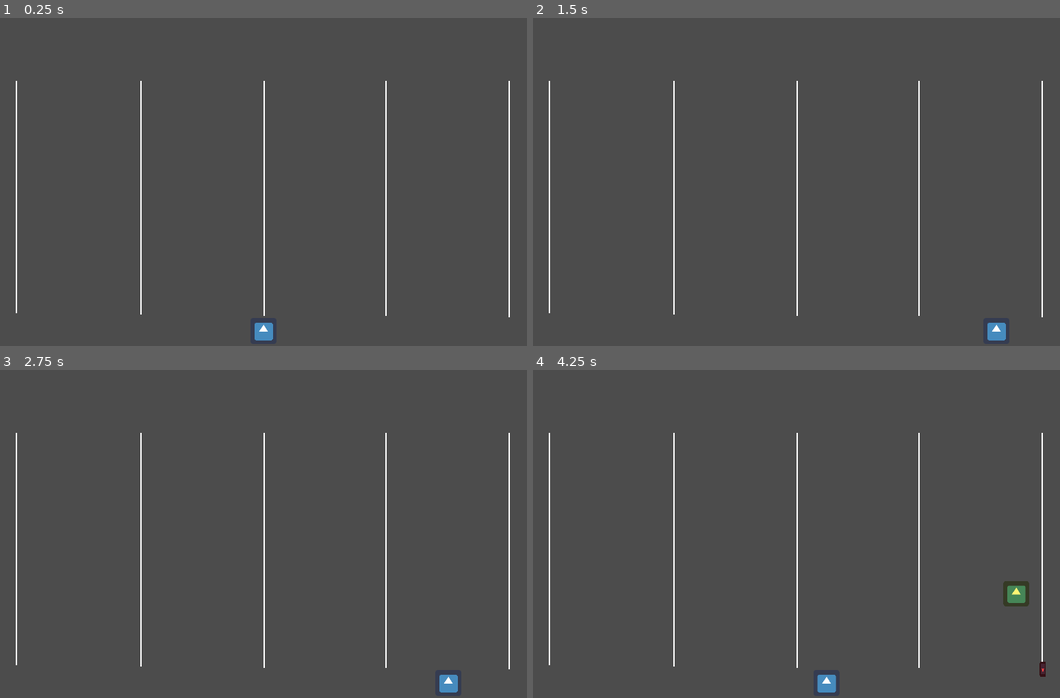
Above: before the commit, frames 1-4 (two rows, left to right).
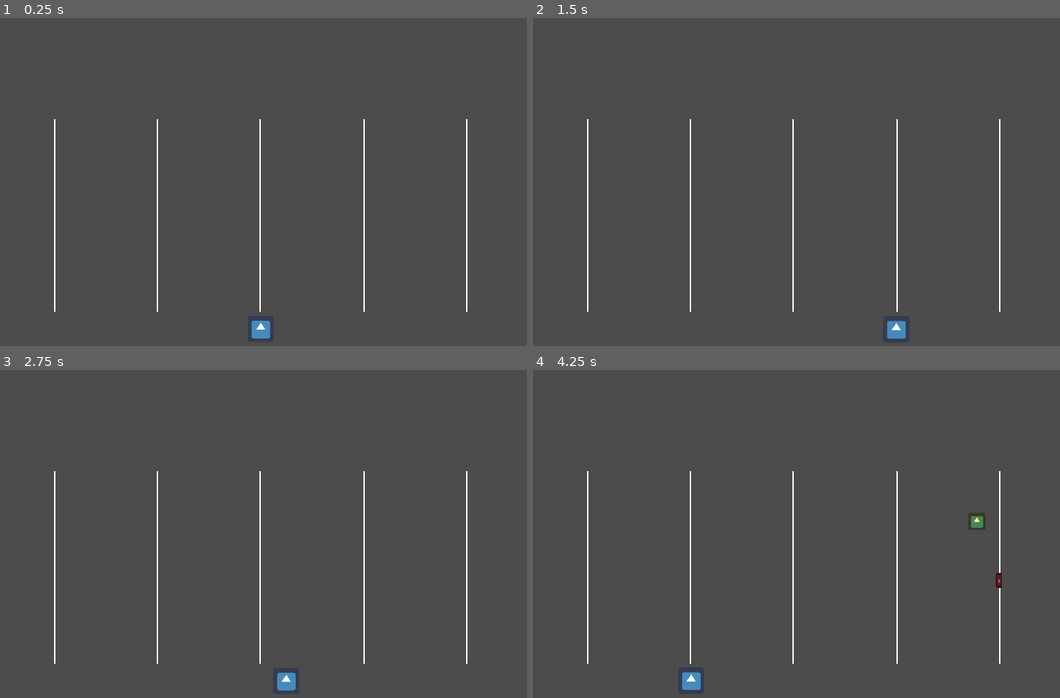
Above: after the commit, the same moments.

Repository: Sleeping-Robot-Games/vapor-rider
Game: Godot game, scene res://scenes/Game.tscn
Two runs of this game, one before a commit and one after it. Both use one fixed random seed, a clock stepped at 60 frames per second and the inputs below. The engine's default icon, where the game draws it, is replaced by a stand-in: a white triangle on a blue panel in a dark square.
Inputs:
- Up to frame 1 (0.25 s): no input
- Up to frame 2 (1.5 s): tap Enter at 0.5 s; hold Right (right) 0.53-1.28 s; tap Space (shoot) at 0.6, 1.35 s; hold Left (left) from 1.28 s (still down)
- Up to frame 3 (2.75 s): release Left (left) at 2.03 s; hold Right (right) from 2.03 s (still down); tap Space (shoot) at 2.1 s
- Up to frame 4 (4.25 s): tap Space (shoot) at 2.85, 3.6 s; release Right (right) at 3.53 s; hold Left (left) from 3.53 s (still down)

The runs differ from the first frame. In frame 1, 1.8% of the frame differs, in the area x 2-97%, y 19-99%; in frame 2, 2.1%; in frame 3, 2.1%; in frame 4, 2.7%, in the area x 2-98%, y 19-99%.

Commit message:
shrinks map to make room for UI and makes player more snappy

Diff:
--- a/scenes/Game.tscn
+++ b/scenes/Game.tscn
@@ -1,27 +1,11 @@
-[gd_scene load_steps=5 format=2]
+[gd_scene load_steps=4 format=2]
 
 [ext_resource path="res://scenes/Player.tscn" type="PackedScene" id=1]
 [ext_resource path="res://scripts/Game.gd" type="Script" id=2]
 
 [sub_resource type="Curve2D" id=3]
 _data = {
-"points": PoolVector2Array( 0, 0, 0, 0, 17, 227, 0, 0, 0, 0, 381, 227 )
-}
-
-[sub_resource type="Animation" id=4]
-resource_name = "move_lane"
-length = 0.4
-tracks/0/type = "value"
-tracks/0/path = NodePath(".:offset")
-tracks/0/interp = 1
-tracks/0/loop_wrap = true
-tracks/0/imported = false
-tracks/0/enabled = true
-tracks/0/keys = {
-"times": PoolRealArray( 0, 0.4 ),
-"transitions": PoolRealArray( 1, 1 ),
-"update": 0,
-"values": [ 0.0, 0.0 ]
+"points": PoolVector2Array( 0, 0, 0, 0, 48, 227, 0, 0, 0, 0, 349, 228 )
 }
 
 [node name="Game" type="Node2D"]
@@ -30,147 +14,138 @@
 [node name="YSort" type="YSort" parent="."]
 
 [node name="PlayerPath2D" type="Path2D" parent="YSort"]
-position = Vector2( 3, 2 )
 curve = SubResource( 3 )
 
 [node name="PathFollow2D" type="PathFollow2D" parent="YSort/PlayerPath2D"]
-position = Vector2( 197, 227 )
-offset = 180.0
+position = Vector2( 122.985, 227.249 )
+rotation = 0.00332889
+offset = 75.0
 
 [node name="Player" parent="YSort/PlayerPath2D/PathFollow2D" instance=ExtResource( 1 )]
-
-[node name="AnimationPlayer" type="AnimationPlayer" parent="YSort/PlayerPath2D/PathFollow2D"]
-anims/move_lane = SubResource( 4 )
 
 [node name="Lanes" type="Node2D" parent="YSort"]
 
 [node name="lane0" type="ColorRect" parent="YSort/Lanes"]
-margin_left = 19.0
-margin_top = 46.0
-margin_right = 20.0
-margin_bottom = 216.0
+margin_left = 47.0
+margin_top = 74.0
+margin_right = 48.0
+margin_bottom = 215.0
 
 [node name="lane1" type="ColorRect" parent="YSort/Lanes"]
-margin_left = 110.0
-margin_top = 46.0
-margin_right = 111.0
-margin_bottom = 217.0
+margin_left = 122.0
+margin_top = 74.0
+margin_right = 123.0
+margin_bottom = 215.0
 
 [node name="lane2" type="ColorRect" parent="YSort/Lanes"]
-margin_left = 200.0
-margin_top = 46.0
-margin_right = 201.0
-margin_bottom = 218.0
+margin_left = 197.0
+margin_top = 74.0
+margin_right = 198.0
+margin_bottom = 215.0
 
 [node name="lane3" type="ColorRect" parent="YSort/Lanes"]
-margin_left = 289.0
-margin_top = 46.0
-margin_right = 290.0
-margin_bottom = 218.0
+margin_left = 273.0
+margin_top = 74.0
+margin_right = 274.0
+margin_bottom = 215.0
 
 [node name="lane4" type="ColorRect" parent="YSort/Lanes"]
-margin_left = 379.0
-margin_top = 46.0
-margin_right = 380.0
-margin_bottom = 219.0
+margin_left = 348.0
+margin_top = 74.0
+margin_right = 349.0
+margin_bottom = 215.0
 
 [node name="EnemyPositionPoints" type="Node2D" parent="YSort"]
 
 [node name="Spawns" type="Node2D" parent="YSort/EnemyPositionPoints"]
 
 [node name="Spawn0" type="Position2D" parent="YSort/EnemyPositionPoints/Spawns"]
-position = Vector2( 20, 3 )
+position = Vector2( 47, 40 )
 
 [node name="Spawn1" type="Position2D" parent="YSort/EnemyPositionPoints/Spawns"]
-position = Vector2( 110, 3 )
+position = Vector2( 122, 40 )
 
 [node name="Spawn2" type="Position2D" parent="YSort/EnemyPositionPoints/Spawns"]
-position = Vector2( 200, 3 )
+position = Vector2( 197, 40 )
 
 [node name="Spawn3" type="Position2D" parent="YSort/EnemyPositionPoints/Spawns"]
-position = Vector2( 288, 4 )
+position = Vector2( 271, 40 )
 
 [node name="Spawn4" type="Position2D" parent="YSort/EnemyPositionPoints/Spawns"]
-position = Vector2( 379, 4 )
+position = Vector2( 347, 40 )
 
 [node name="Lanes" type="Node2D" parent="YSort/EnemyPositionPoints"]
 
 [node name="Lane0Pos0" type="Position2D" parent="YSort/EnemyPositionPoints/Lanes"]
-position = Vector2( 20, 45 )
+position = Vector2( 48, 74 )
 
 [node name="Lane0Pos1" type="Position2D" parent="YSort/EnemyPositionPoints/Lanes"]
-position = Vector2( 20, 88 )
+position = Vector2( 48, 121 )
 
 [node name="Lane0Pos2" type="Position2D" parent="YSort/EnemyPositionPoints/Lanes"]
-position = Vector2( 20, 133 )
-
-[node name="Lane0Pos3" type="Position2D" parent="YSort/EnemyPositionPoints/Lanes"]
-position = Vector2( 20, 178 )
+position = Vector2( 48, 174 )
 
 [node name="Lane1Pos0" type="Position2D" parent="YSort/EnemyPositionPoints/Lanes"]
-position = Vector2( 111, 45 )
+position = Vector2( 123, 74 )
 
 [node name="Lane1Pos1" type="Position2D" parent="YSort/EnemyPositionPoints/Lanes"]
-position = Vector2( 111, 87 )
+position = Vector2( 123, 121 )
 
 [node name="Lane1Pos2" type="Position2D" parent="YSort/EnemyPositionPoints/Lanes"]
-position = Vector2( 111, 132 )
-
-[node name="Lane1Pos3" type="Position2D" parent="YSort/EnemyPositionPoints/Lanes"]
-position = Vector2( 111, 176 )
+position = Vector2( 123, 174 )
 
 [node name="Lane2Pos0" type="Position2D" parent="YSort/EnemyPositionPoints/Lanes"]
-position = Vector2( 201, 45 )
+position = Vector2( 198, 74 )
 
 [node name="Lane2Pos1" type="Position2D" parent="YSort/EnemyPositionPoints/Lanes"]
-position = Vector2( 201, 85 )
+position = Vector2( 198, 121 )
 
 [node name="Lane2Pos2" type="Position2D" parent="YSort/EnemyPositionPoints/Lanes"]
-position = Vector2( 201, 130 )
-
-[node name="Lane2Pos3" type="Position2D" parent="YSort/EnemyPositionPoints/Lanes"]
-position = Vector2( 201, 174 )
+position = Vector2( 198, 174 )
 
 [node name="Lane3Pos0" type="Position2D" parent="YSort/EnemyPositionPoints/Lanes"]
-position = Vector2( 289, 45 )
+position = Vector2( 273, 74 )
 
 [node name="Lane3Pos1" type="Position2D" parent="YSort/EnemyPositionPoints/Lanes"]
-position = Vector2( 289, 84 )
+position = Vector2( 273, 121 )
 
 [node name="Lane3Pos2" type="Position2D" parent="YSort/EnemyPositionPoints/Lanes"]
-position = Vector2( 290, 130 )
-
-[node name="Lane3Pos3" type="Position2D" parent="YSort/EnemyPositionPoints/Lanes"]
-position = Vector2( 289, 174 )
+position = Vector2( 274, 174 )
+rotation = 0.00540303
 
 [node name="Lane4Pos0" type="Position2D" parent="YSort/EnemyPositionPoints/Lanes"]
-position = Vector2( 379, 45 )
+position = Vector2( 348, 74 )
 
 [node name="Lane4Pos1" type="Position2D" parent="YSort/EnemyPositionPoints/Lanes"]
-position = Vector2( 379, 84 )
+position = Vector2( 348, 121 )
 
 [node name="Lane4Pos2" type="Position2D" parent="YSort/EnemyPositionPoints/Lanes"]
-position = Vector2( 380, 130 )
-
-[node name="Lane4Pos3" type="Position2D" parent="YSort/EnemyPositionPoints/Lanes"]
-position = Vector2( 380, 173 )
+position = Vector2( 349, 174 )
 
 [node name="Deliveries" type="Node2D" parent="YSort/EnemyPositionPoints"]
 
 [node name="Lane0" type="Position2D" parent="YSort/EnemyPositionPoints/Deliveries"]
-position = Vector2( 20, 220 )
+position = Vector2( 48, 219 )
 
 [node name="Lane1" type="Position2D" parent="YSort/EnemyPositionPoints/Deliveries"]
-position = Vector2( 111, 220 )
+position = Vector2( 123, 219 )
 
 [node name="Lane2" type="Position2D" parent="YSort/EnemyPositionPoints/Deliveries"]
-position = Vector2( 201, 220 )
+position = Vector2( 198, 219 )
 
 [node name="Lane3" type="Position2D" parent="YSort/EnemyPositionPoints/Deliveries"]
-position = Vector2( 289, 219 )
+position = Vector2( 273, 219 )
 
 [node name="Lane4" type="Position2D" parent="YSort/EnemyPositionPoints/Deliveries"]
-position = Vector2( 379, 219 )
+position = Vector2( 348, 218 )
+
+[node name="OuterSpawns" type="Node2D" parent="YSort/EnemyPositionPoints"]
+
+[node name="Left" type="Position2D" parent="YSort/EnemyPositionPoints/OuterSpawns"]
+position = Vector2( -44, 113 )
+
+[node name="Right" type="Position2D" parent="YSort/EnemyPositionPoints/OuterSpawns"]
+position = Vector2( 442, 113 )
 
 [node name="EnemySpawnTimer" type="Timer" parent="."]
 wait_time = 3.0
--- a/scenes/Player.tscn
+++ b/scenes/Player.tscn
@@ -21,4 +21,6 @@
 wait_time = 0.5
 one_shot = true
 
+[node name="Tween" type="Tween" parent="."]
+
 [connection signal="timeout" from="ShootCooldown" to="." method="_on_ShootCooldown_timeout"]
--- a/scripts/Bullet.gd
+++ b/scripts/Bullet.gd
@@ -4,7 +4,7 @@
 
 var player: bool = true
 
-var life_time = .55 # Length of lane
+var life_time = .45 # Length of lane
 var life_spawn = 0
 
 var fire_direction: int
@@ -14,7 +14,7 @@
 		speed = 5
 		fire_direction = -speed
 	else:
-		speed = 2
+		speed = 1
 		life_time = 2
 		rotation_degrees = 180
 		fire_direction = speed
--- a/scripts/Enemy.gd
+++ b/scripts/Enemy.gd
@@ -61,12 +61,13 @@
 	return spawn_pos_points[n]
 
 func find_new_lane_pos():
+	# TODO: Make a 1/3 chance the enemy shoots back up to their spawn
 	random.randomize()
 	var lane_offset = random.randi_range(-1, 1)
 	current_lane_num = min(4, max(0, current_lane_num + lane_offset))
 
 	var spawn_included = -1 if lane_offset == 0 else 0
-	var rand_pos = random.randi_range(0 + spawn_included, 3)
+	var rand_pos = random.randi_range(0 + spawn_included, 2)
 	print(rand_pos)
 	current_vert_num = rand_pos
 
--- a/scripts/Player.gd
+++ b/scripts/Player.gd
@@ -3,46 +3,44 @@
 var bullet_on_cooldown = false
 
 onready var path_follow = get_parent()
-onready var animation_player = get_parent().get_node("AnimationPlayer")
+onready var tween = get_node("Tween")
 
-var lanes = [0, 90, 180, 270, 360]
+var lanes = [0, 75, 150, 225, 300]
 var prev_lane_index
 var current_lane_index = 2
 var animation: Animation
 
 func _ready():
-	animation = animation_player.get_animation('move_lane')
 	path_follow.offset = lanes[current_lane_index]
+
 
 func get_input():
 	if Input.is_action_pressed("right"):
-		if not animation_player.is_playing():
+		if not tween.is_active():
 			if current_lane_index != 4:
 				prev_lane_index = current_lane_index
 				current_lane_index += 1
 
-				animation.track_set_key_value(0, 0, lanes[prev_lane_index])
-				animation.track_set_key_value(0, 1, lanes[current_lane_index])
-
-				animation_player.play("move_lane")
+				tween.interpolate_property(path_follow, "offset", lanes[prev_lane_index], lanes[current_lane_index], .2, Tween.TRANS_LINEAR, Tween.EASE_IN_OUT)
+				tween.start()
 	if Input.is_action_pressed("left"):
-		if not animation_player.is_playing():
+		if not tween.is_active():
 			if current_lane_index != 0:
 				prev_lane_index = current_lane_index
 				current_lane_index -= 1
-				animation.track_set_key_value(0, 0, lanes[prev_lane_index])
-				animation.track_set_key_value(0, 1, lanes[current_lane_index])
 
-				animation_player.play("move_lane")
+				tween.interpolate_property(path_follow, "offset", lanes[prev_lane_index], lanes[current_lane_index], .2, Tween.TRANS_LINEAR, Tween.EASE_IN_OUT)
+				tween.start()
 
 	if Input.is_action_just_pressed("shoot"):
-		if not animation_player.is_playing():
+		if not tween.is_active():
 			shoot()
 
 func _physics_process(delta):
 	get_input()
 
 func shoot():
+	# TODO: Refactor to include CD but if a bullet is destroyed let the player fire another right away
 	if not bullet_on_cooldown:
 		var bullet_scene = preload("res://scenes/Bullet.tscn")
 		var bullet = bullet_scene.instance()
